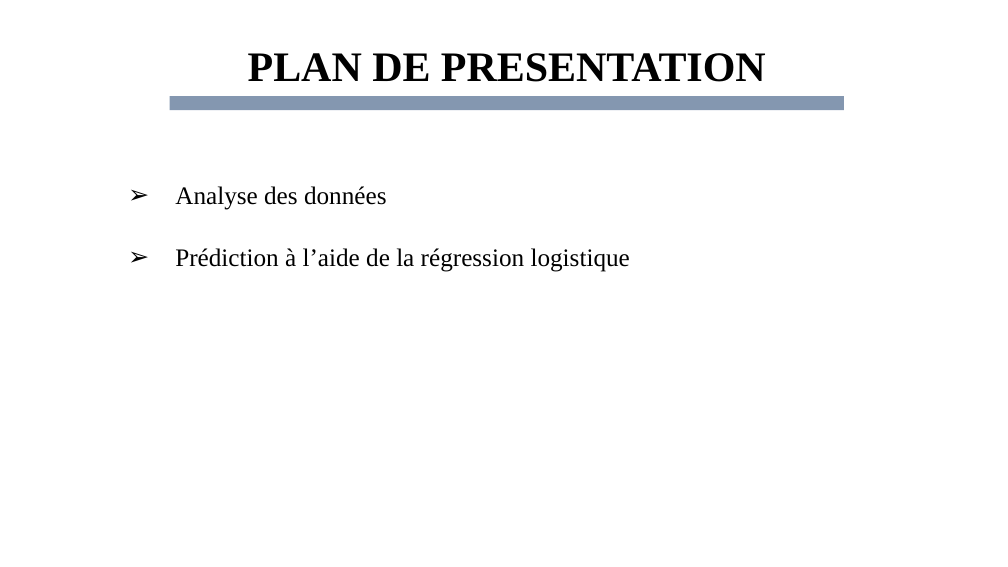
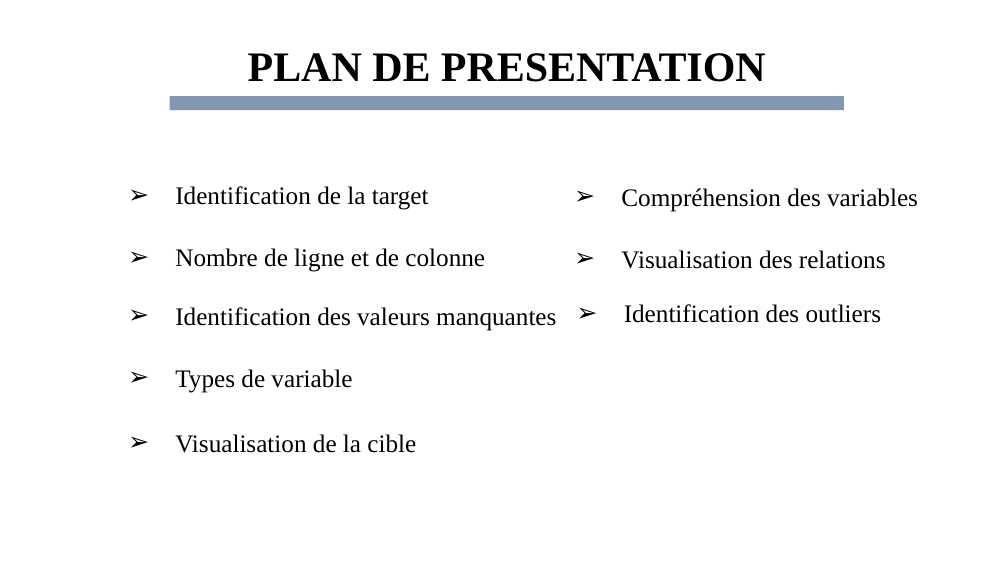
Before and after one commit to ndri-zara/prediction-du-prix-de-l-or, a slide deck: slide 2 of power point finance.pptx. Drawn at 1008x567 pixels with LibreOffice and Linux fonts; fonts in the diff are those of the drawing. Boxes give left, top, right and bottom in pixels: in the first picture for what was removed or moved away, otherwise in the second. Text is boxed around its words. In the diff, an @@ line names an element or a change of style, - is before the commit and + after.

```diff
--- a/power point finance.pptx
+++ b/power point finance.pptx
@@ text at [175,186,429,210]: text changed @@
-➢ Analyse des données
+➢ Identification de la target
@@ text added at [621,188,918,212], 24 pt, text #000000 @@
+➢ Compréhension des variables
@@ text at [175,248,485,272]: text changed @@
-➢ Prédiction à l’aide de la régression logistique
+➢ Nombre de ligne et de colonne
@@ text added at [621,250,886,269], 24 pt, text #000000 @@
+➢ Visualisation des relations
@@ text added at [175,307,556,331], 24 pt, text #000000 @@
+➢ Identification des valeurs manquantes
@@ text added at [624,304,882,323], 24 pt, text #000000 @@
+➢ Identification des outliers
@@ text added at [175,369,352,393], 24 pt, text #000000 @@
+➢ Types de variable
@@ text added at [175,434,416,453], 24 pt, text #000000 @@
+➢ Visualisation de la cible
```
Also in this commit, not shown: 1 other slide changed, 11 slides added, 24 slides removed.
